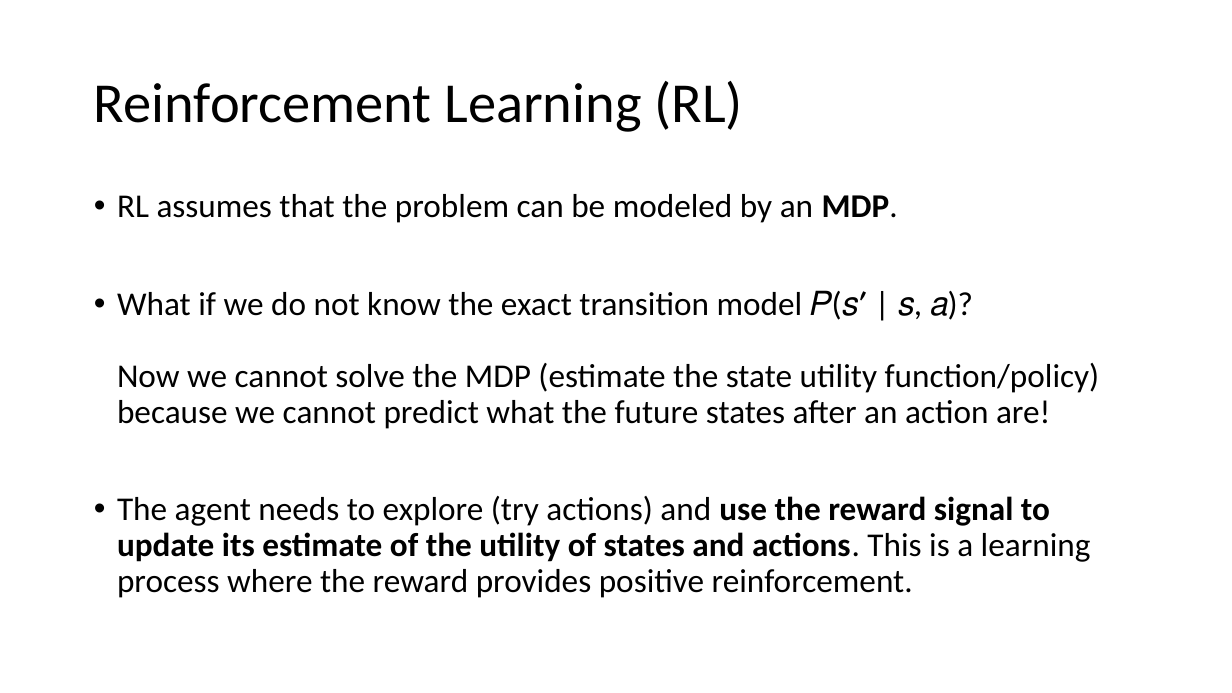
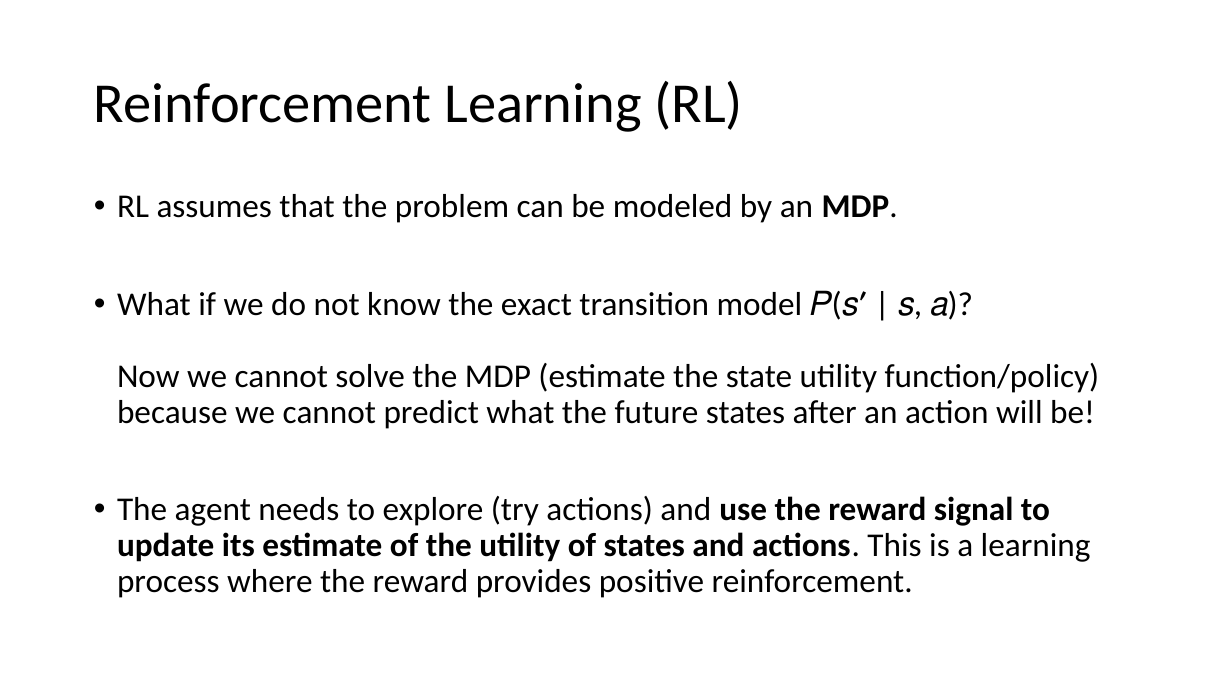
Before and after one commit to mhahsler/CS7320-AI, a slide deck: slide 14 of slides/22_Reinforcement_Learning.pptx. Drawn at 1232x693 pixels with LibreOffice and Linux fonts; fonts in the diff are those of the drawing. Boxes give left, top, right and bottom in pixels: in the first picture for what was removed or moved away, otherwise in the second. Text is boxed around its words. In the diff, an @@ line names an element or a change of style, - is before the commit and + after.

```diff
--- a/slides/22_Reinforcement_Learning.pptx
+++ b/slides/22_Reinforcement_Learning.pptx
@@ text at (117, 290, 1100, 429): text changed @@
-• What if we do not know the exact transition model 𝑃(𝑠′ | 𝑠, 𝑎)?
-  Now we cannot solve the MDP (estimate the state utility function/policy) because we cannot predict what the future states after an action are!
+• What if we do not know the exact transition model 𝑃(𝑠′ | 𝑠, 𝑎)?
+  Now we cannot solve the MDP (estimate the state utility function/policy) because we cannot predict what the future states after an action will be!
```
Also in this commit, not shown: 4 other slides changed, 1 slide added, 1 other file.
